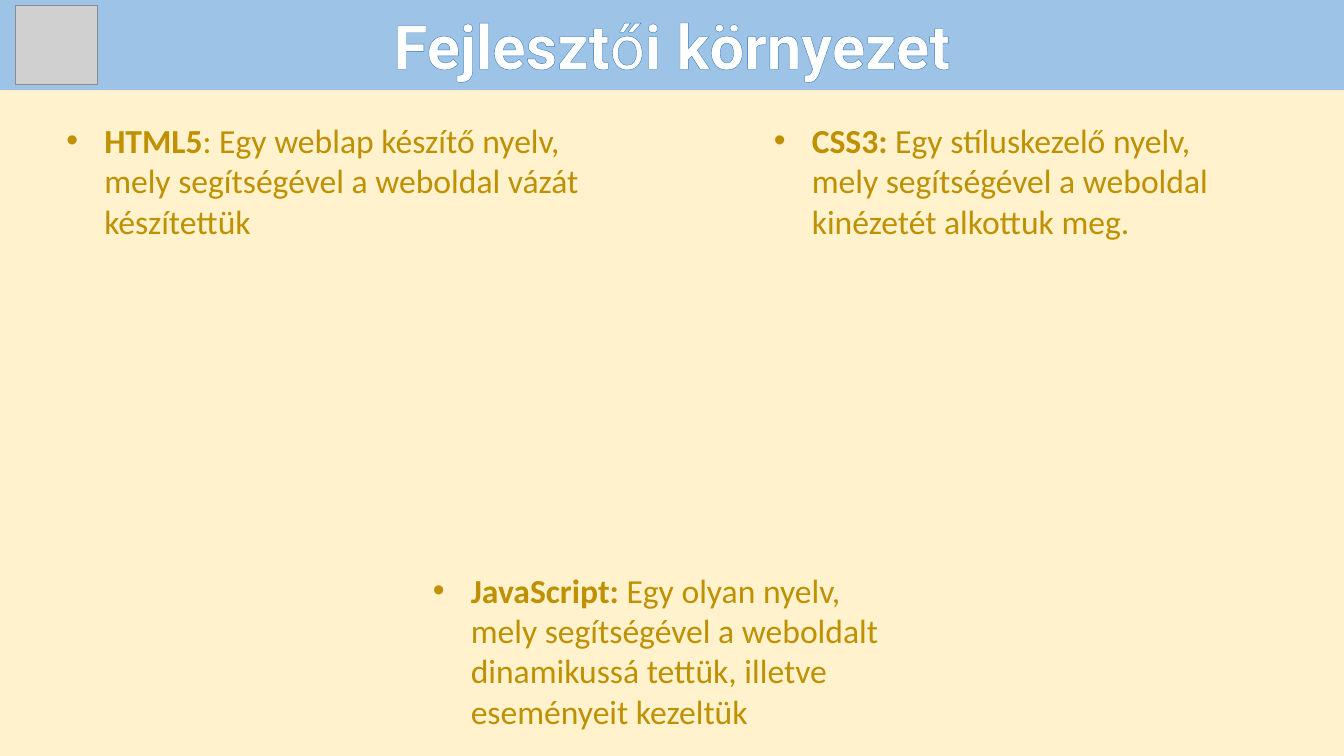
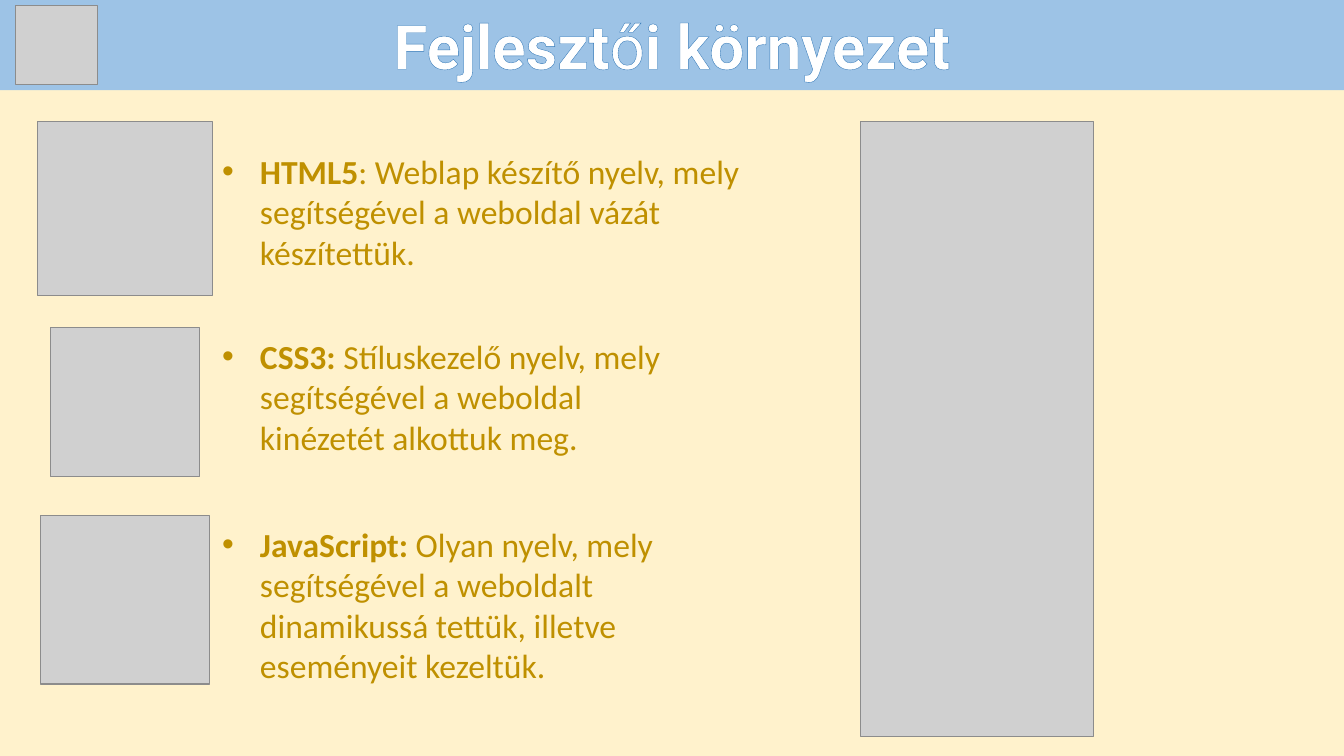
Before and after one commit to Andras-12c/Dozsa-Csarda, a slide deck: slide 4 of VizsgaremekPP.pptx. Drawn at 1344x756 pixels with LibreOffice and Linux fonts; fonts in the diff are those of the drawing; grey boxes stand for pictures. Boxes give left, top, right and bottom in pixels: in the first picture for what was removed or moved away, otherwise in the second. Text is boxed around its words. In the diff, an @@ line names an element or a change of style, - is before the commit and + after.

```diff
--- a/VizsgaremekPP.pptx
+++ b/VizsgaremekPP.pptx
@@ picture added at (37,121,212,295) @@
@@ picture added at (861,121,1094,737) @@
@@ text at (260,160,739,266): text changed @@
-• HTML5: Egy weblap készítő nyelv, mely segítségével a weboldal vázát készítettük
+• HTML5: Weblap készítő nyelv, mely segítségével a weboldal vázát készítettük.
@@ picture added at (50,328,200,477) @@
@@ text at (260,345,660,456): text changed @@
-• CSS3: Egy stíluskezelő nyelv, mely segítségével a weboldal kinézetét alkottuk meg.
+• CSS3: Stíluskezelő nyelv, mely segítségével a weboldal kinézetét alkottuk meg.
@@ picture added at (40,515,209,684) @@
@@ text at (260,533,652,684): text changed @@
-• JavaScript: Egy olyan nyelv, mely segítségével a weboldalt dinamikussá tettük, illetve eseményeit kezeltük
+• JavaScript: Olyan nyelv, mely segítségével a weboldalt dinamikussá tettük, illetve eseményeit kezeltük.
```
Also in this commit, not shown: 6 other slides changed.
